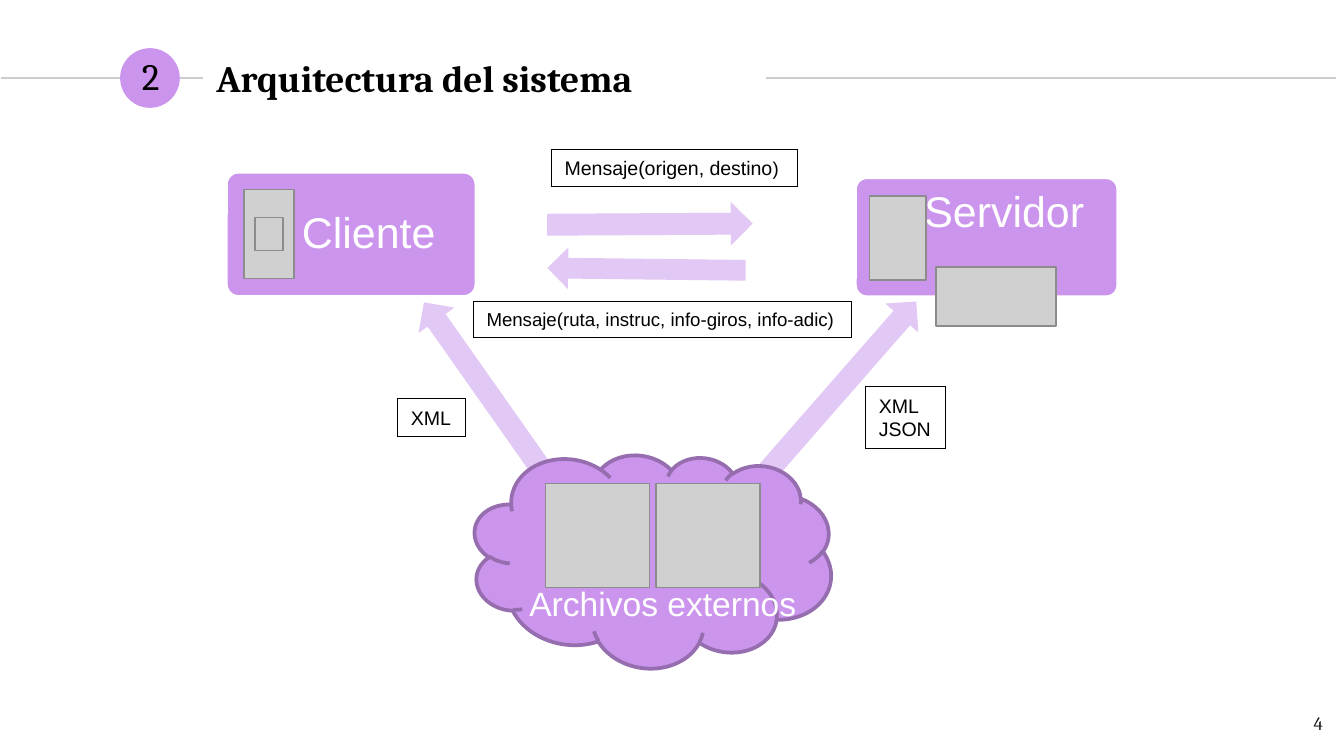
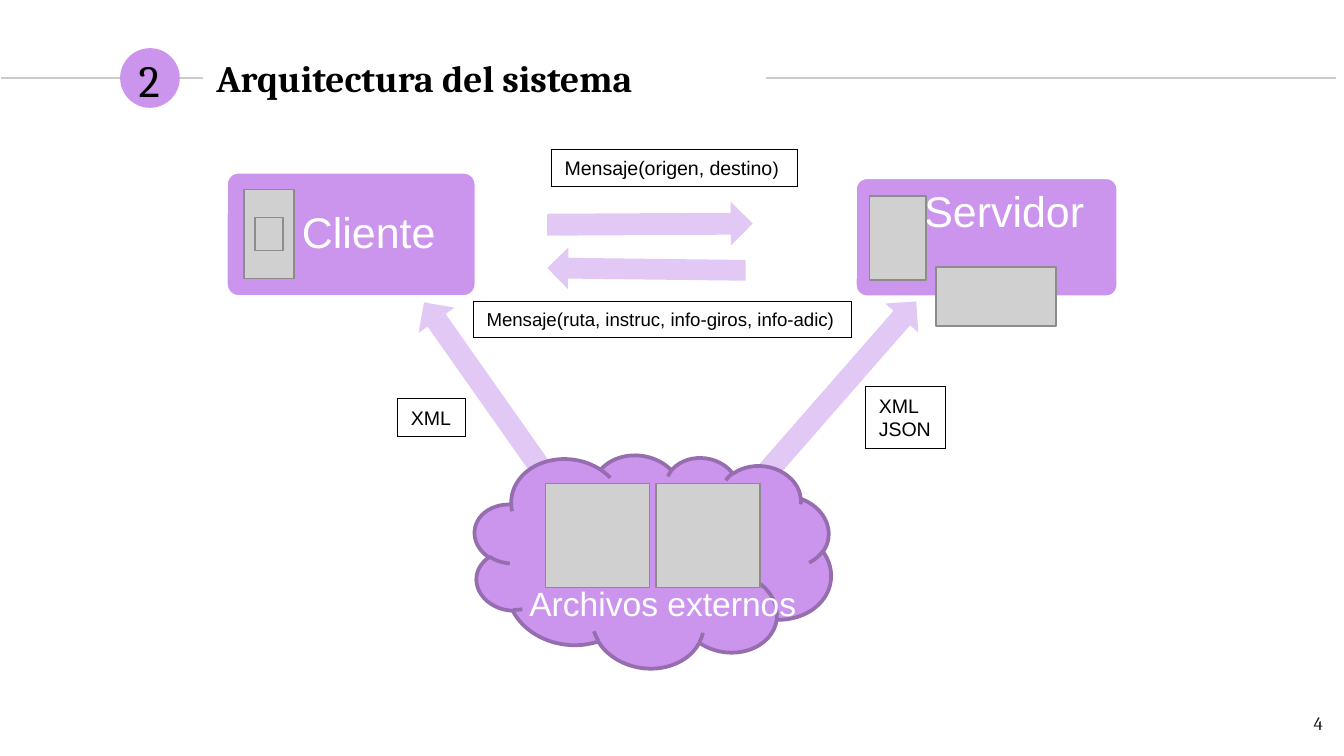
Before and after one commit to NILGroup/TFG-1920-DiscapacidadVisual, a slide deck: slide 4 of Defensa/presentaciónFinal_v2.pptx. Drawn at 1344x756 pixels with LibreOffice and Linux fonts; fonts in the diff are those of the drawing; grey boxes stand for pictures. Boxes give left, top, right and bottom in pixels: in the first picture for what was removed or moved away, otherwise in the second. Text is boxed around its words. In the diff, an @@ line names an element or a change of style, - is before the commit and + after.

```diff
--- a/Defensa/presentaciónFinal_v2.pptx
+++ b/Defensa/presentaciónFinal_v2.pptx
@@ text "2" at [139,67,160,108]: size 20 to 24 pt @@
```
Also in this commit, not shown: 6 other slides changed, 2 other files.
